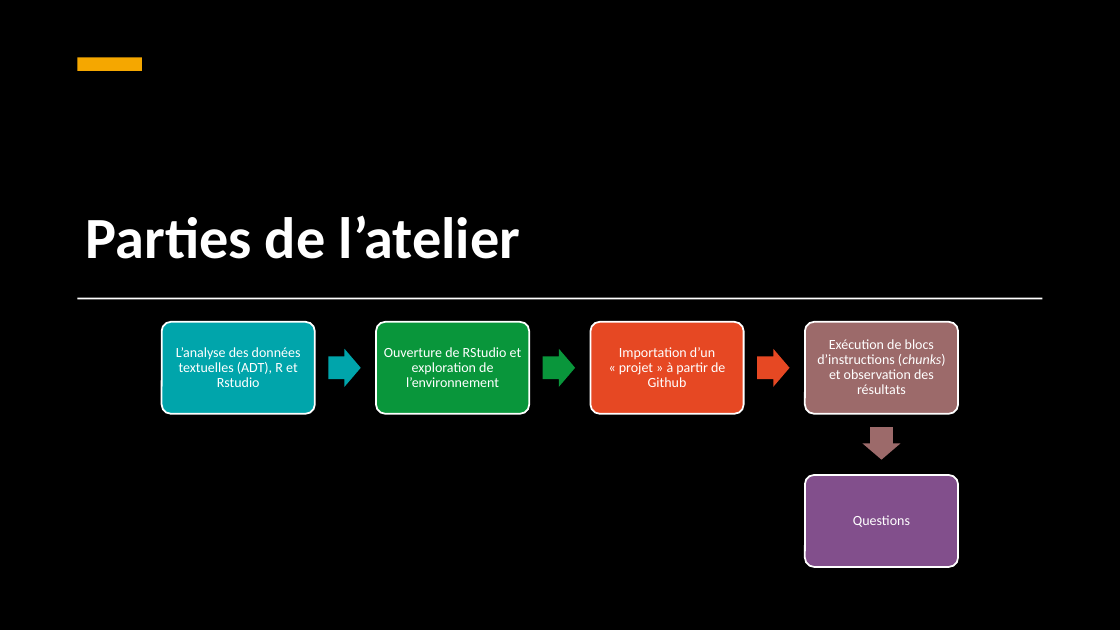
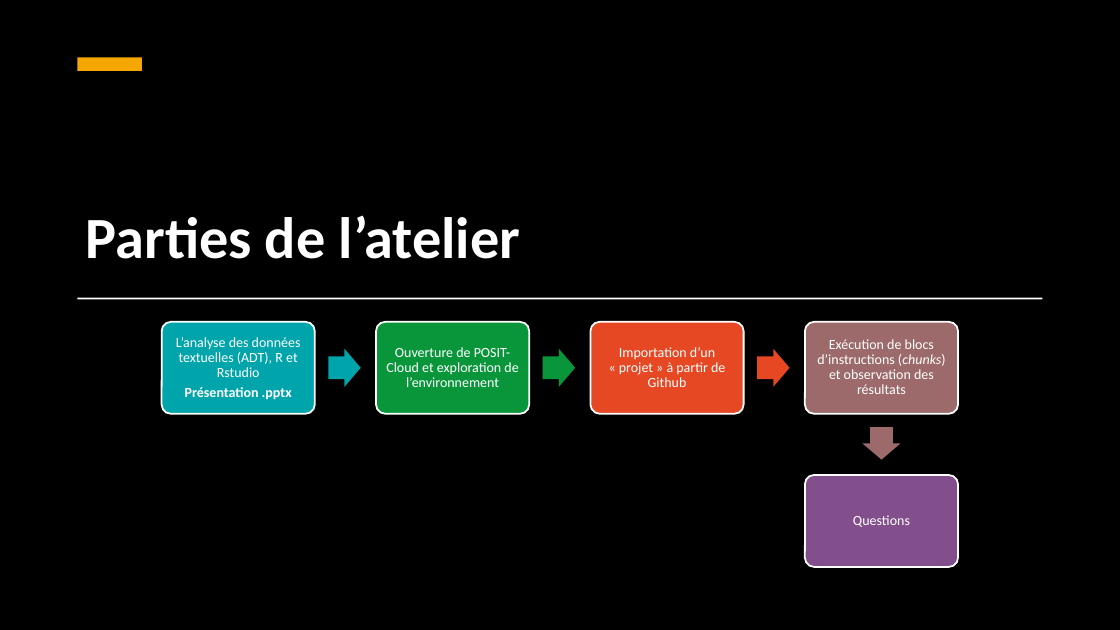
Before and after one commit to pbriss7/20230223_PB_atelier_ladirec_exploration_textes_R, a slide deck: slide 4 of Introduction_EDA_R.pptx. Drawn at 1120x630 pixels with LibreOffice and Linux fonts; fonts in the diff are those of the drawing. Boxes give left, top, right and bottom in pixels: in the first picture for what was removed or moved away, otherwise in the second. Text is boxed around its words. In the diff, an @@ line names an element or a change of style, - is before the commit and + after.

Commit message:
VF présentation

```diff
--- a/Introduction_EDA_R.pptx
+++ b/Introduction_EDA_R.pptx
@@ text at [386,347,518,387]: text changed @@
-Ouverture de RStudio et exploration de l’environnement
+Ouverture de POSIT-Cloud et exploration de l’environnement
@@ text at [185,387,292,400]: paragraph added @@
+Présentation .pptx
```
Also in this commit, not shown: 2 other slides changed, 1 slide added.
